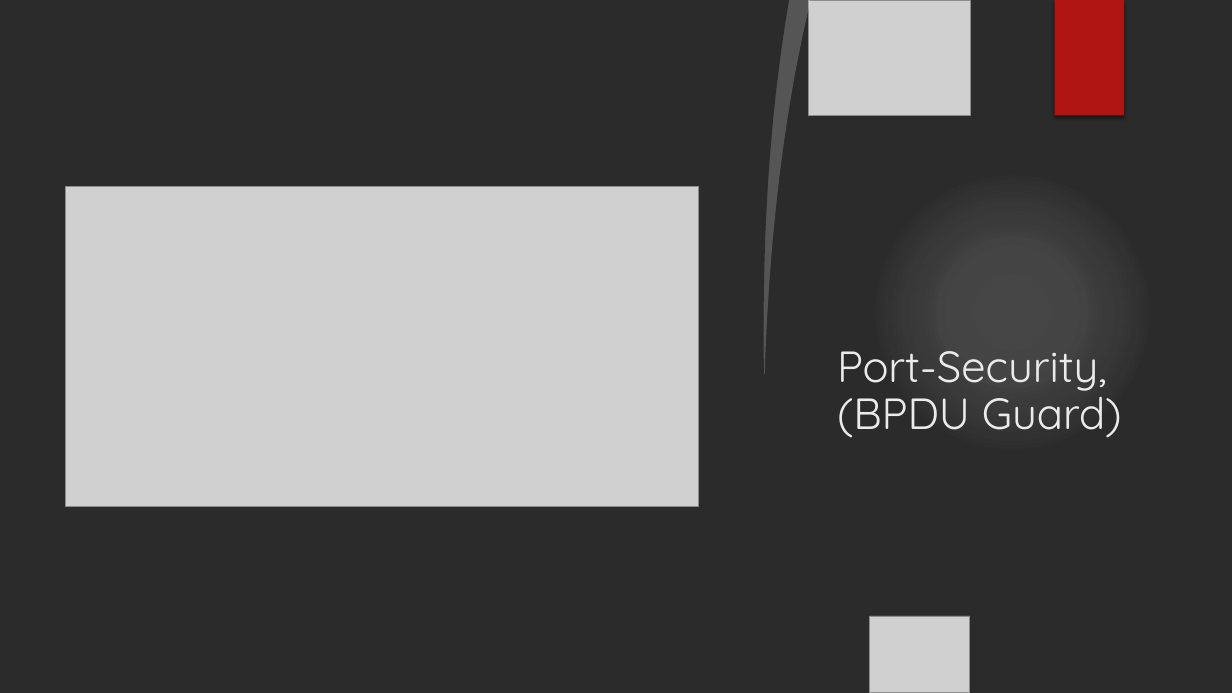
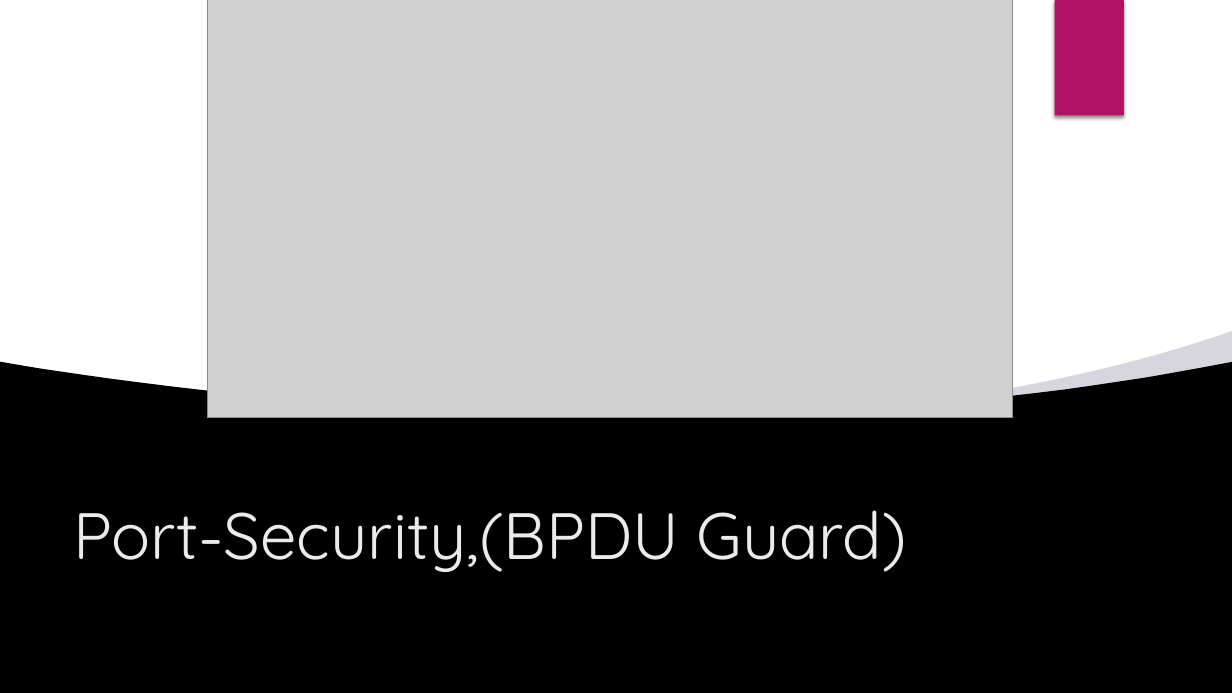
Before and after one commit to LajkaK2006/BorsodNet, a slide deck: slide 8 of Tacos KFT.pptx. Drawn at 1232x693 pixels with LibreOffice and Linux fonts; fonts in the diff are those of the drawing; grey boxes stand for pictures; background and template pictures are left out; a plain dark background stands for a picture behind light text. Boxes give left, top, right and bottom in pixels: in the first picture for what was removed or moved away, otherwise in the second. Text is boxed around its words. In the diff, an @@ line names an element or a change of style, - is before the commit and + after.

```diff
--- a/Tacos KFT.pptx
+++ b/Tacos KFT.pptx
@@ freeform shape removed at [0,0,789,693] @@
@@ rectangle added at [0,0,1232,478], fill #FFFFFF @@
@@ picture: place and size @@
-picture at [65,187,699,506]
+picture at [207,0,1012,418]
@@ freeform shape removed at [754,0,811,375] @@
@@ rectangle at [1055,0,1124,116]: fill #B01513 to #B31166 @@
@@ ellipse removed at [870,169,1154,454] @@
@@ ellipse removed at [870,169,1154,454] @@
@@ freeform shape added at [882,331,1232,414], fill #3B3059 at 20% opacity @@
@@ freeform shape added at [0,361,1232,644], fill #000000 @@
@@ title "Port-Security,(BPDU Guard)": place and size @@
-title "Port-Security,(BPDU Guard)" at [837,351,1122,438]
+title "Port-Security,(BPDU Guard)" at [74,510,907,572]
@@ title "Port-Security,(BPDU Guard)" at [74,510,907,572]: size 34 to 51 pt @@
@@ rectangle added at [0,578,1232,693], fill #000000 @@
```
Also in this commit, not shown: 16 other slides changed, 3 slides added, 1 slide removed.
